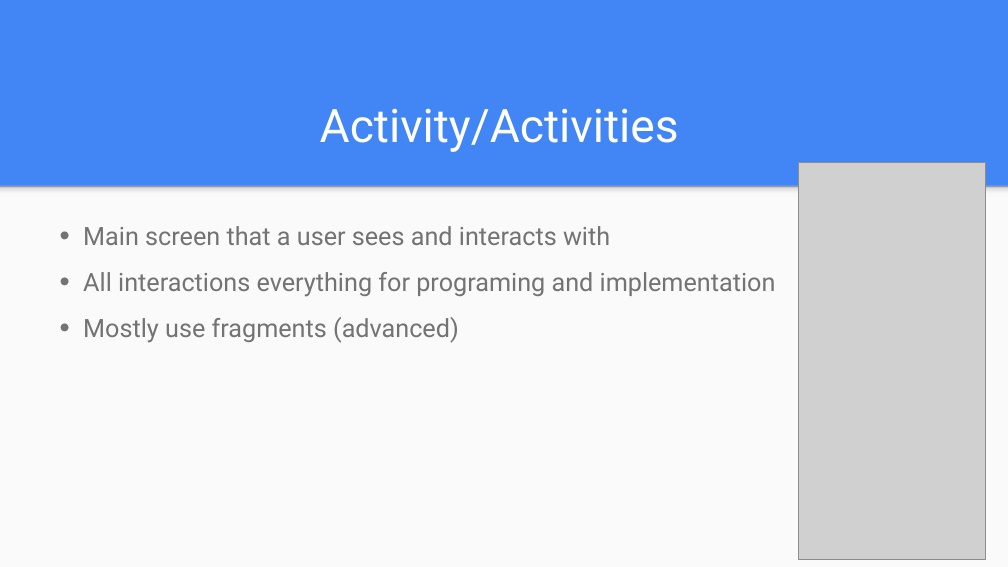
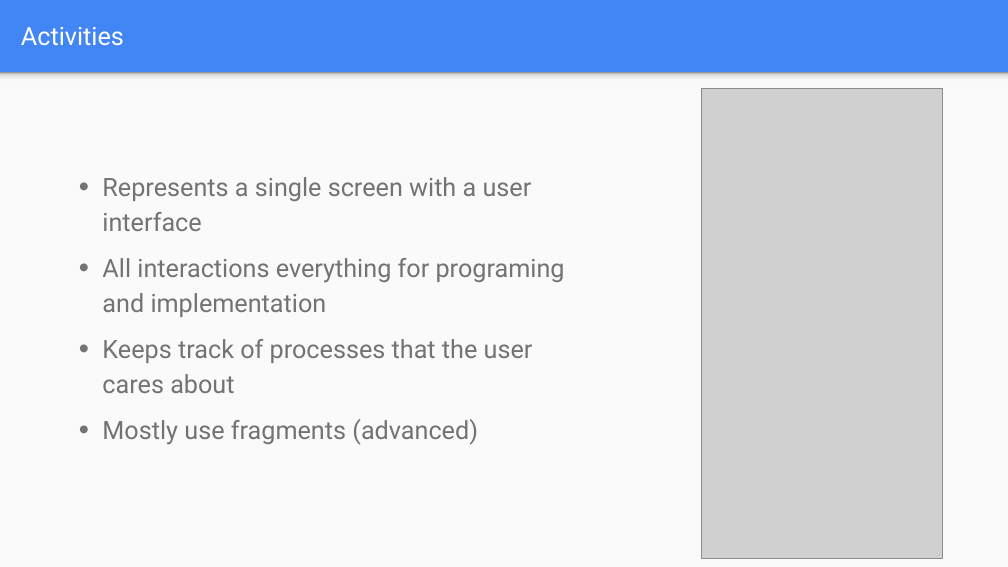
Before and after one commit to git-mad/website, a slide deck: slide 10 of guides/presentations/Basics.pptx (slide 6 before the commit). Drawn at 1008x567 pixels with LibreOffice and Linux fonts; fonts in the diff are those of the drawing; grey boxes stand for pictures. Boxes give left, top, right and bottom in pixels: in the first picture for what was removed or moved away, otherwise in the second. Text is boxed around its words. In the diff, an @@ line names an element or a change of style, - is before the commit and + after.

```diff
--- a/guides/presentations/Basics.pptx
+++ b/guides/presentations/Basics.pptx
@@ title at [21,27,124,46]: text changed; size 44 to 24 pt @@
-Activity/Activities
+Activities
@@ rectangle: place and size @@
-rectangle at [0,186,1008,567]
+rectangle at [0,73,1008,567]
@@ rectangle: place and size @@
-rectangle at [0,186,1008,198]
+rectangle at [0,73,1008,85]
@@ picture: place and size @@
-picture at [799,162,985,560]
+picture at [702,88,943,558]
@@ text added at [102,177,565,445], 24 pt, text #737373 @@
+• Represents a single screen with a user interface
+• All interactions everything for programing and implementation
+• Keeps track of processes that the user cares about
+• Mostly use fragments (advanced)
@@ text removed at [83,226,776,343] @@
-• Main screen that a user sees and interacts with
-• All interactions everything for programing and implementation
-• Mostly use fragments (advanced)
```
Also in this commit, not shown: 9 other slides changed, 7 slides added, 3 slides removed, 2 other files.
